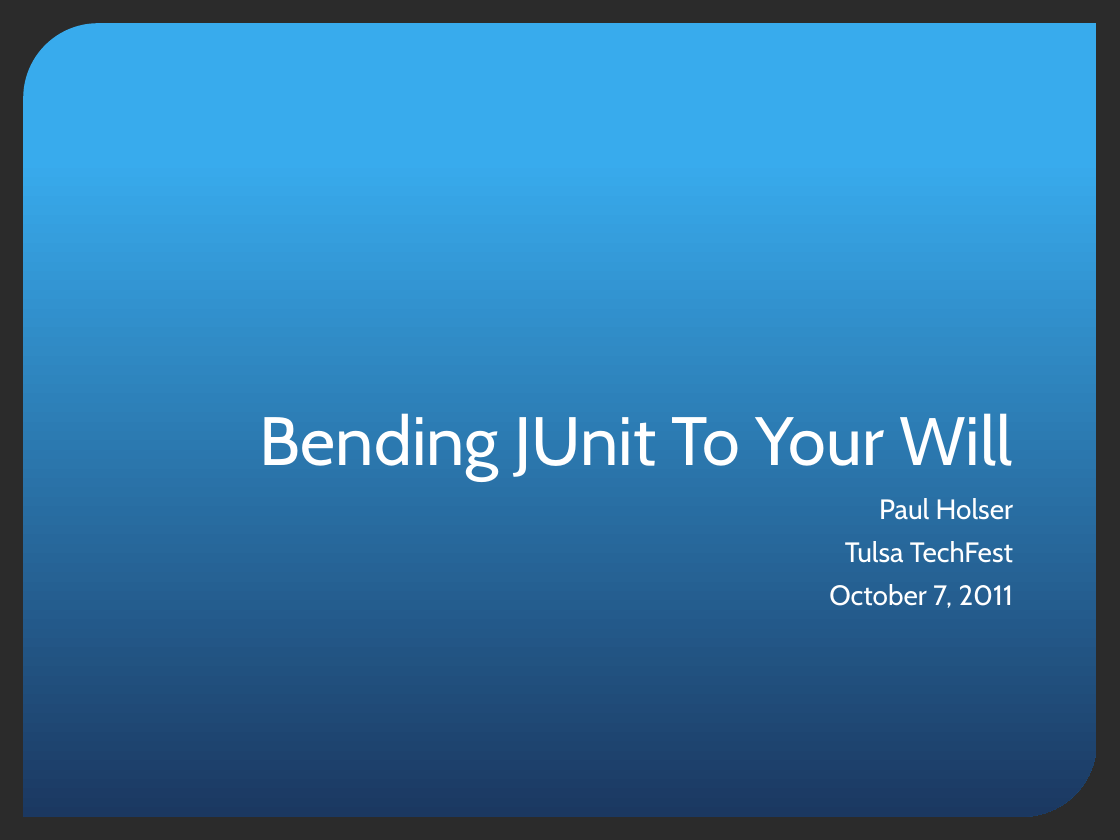
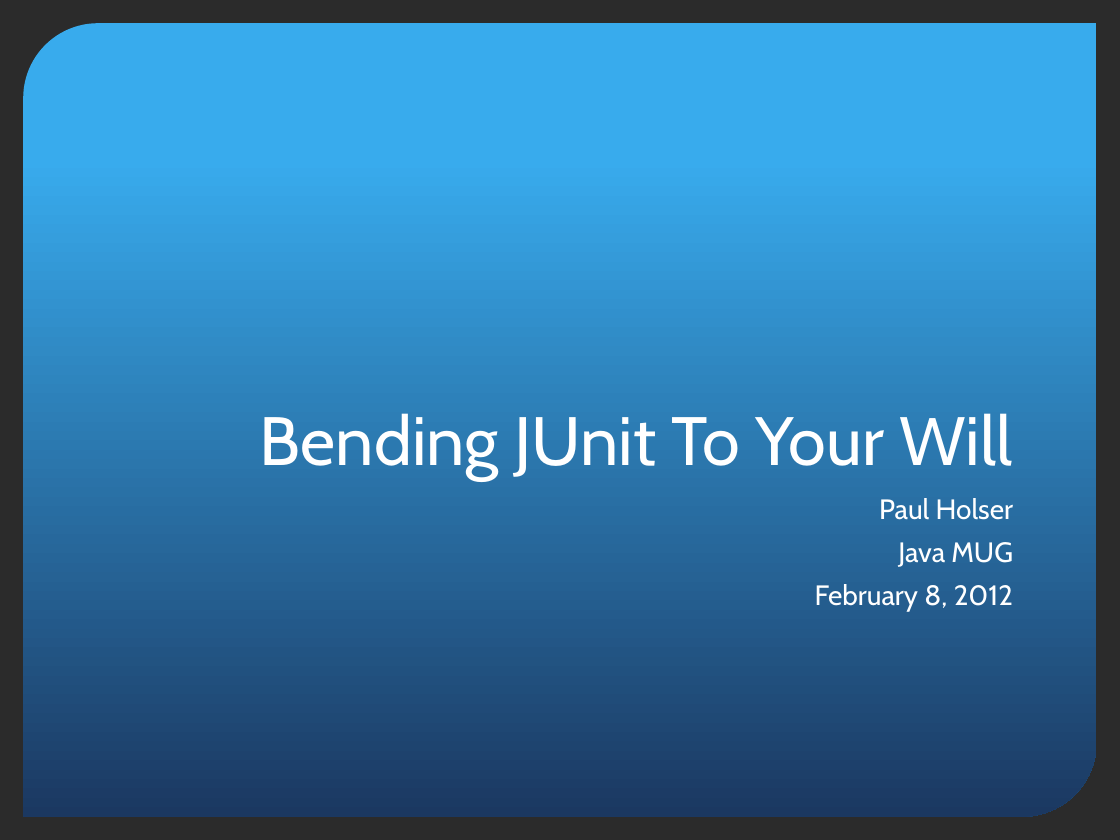
Before and after one commit to pholser/bending-junit, a slide deck: slide 1 of bending-junit.pptx. Drawn at 1120x840 pixels with LibreOffice and Linux fonts; fonts in the diff are those of the drawing; background and template pictures are left out; a plain dark background stands for a picture behind light text. Boxes give left, top, right and bottom in pixels: in the first picture for what was removed or moved away, otherwise in the second. Text is boxed around its words. In the diff, an @@ line names an element or a change of style, - is before the commit and + after.

```diff
--- a/bending-junit.pptx
+++ b/bending-junit.pptx
@@ subtitle at (815, 542, 1013, 611): text changed @@
-Tulsa TechFest
-October 7, 2011
+Java MUG
+February 8, 2012
```
Also in this commit, not shown: 27 other files.
